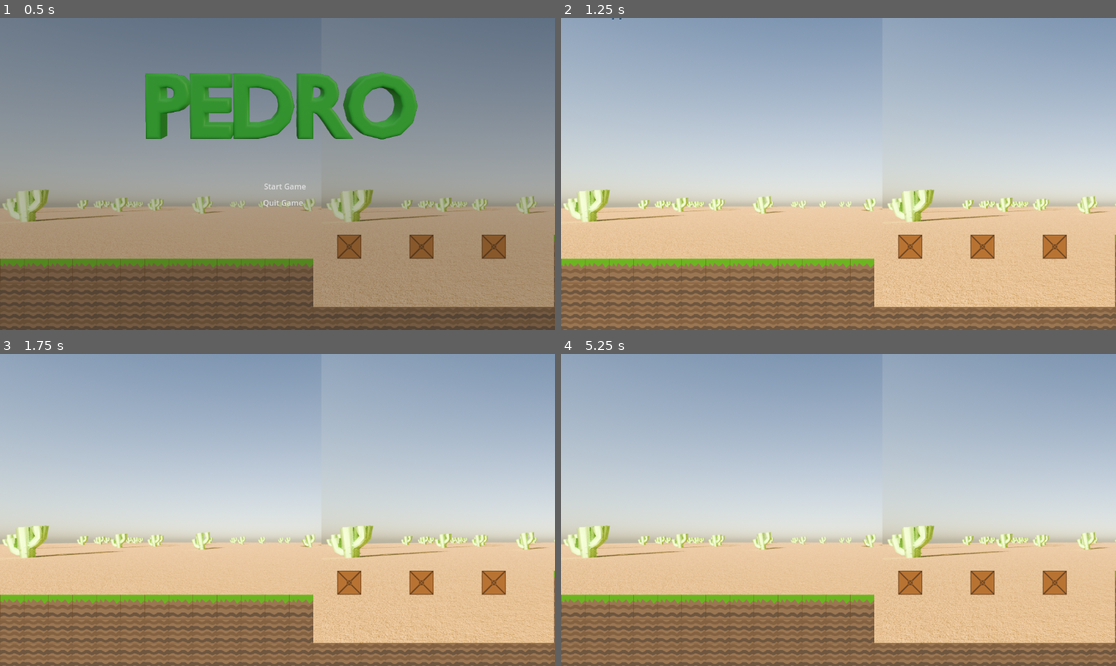
Above: before the commit, frames 1-4 (two rows, left to right).
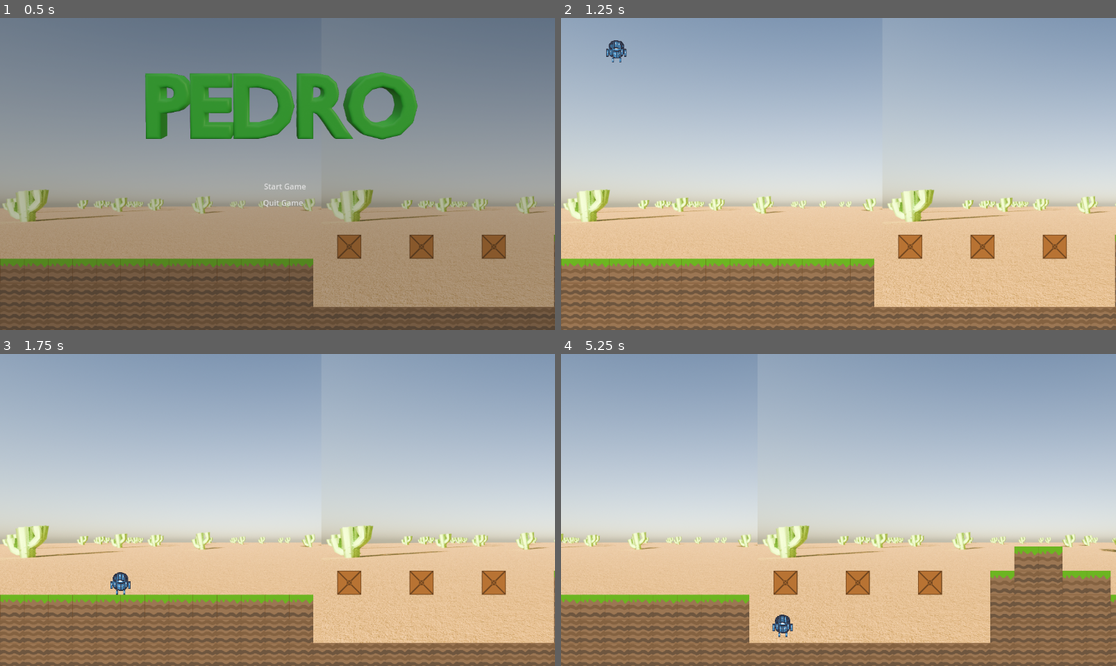
Above: after the commit, the same moments.

Repository: Burns3y/Pedro
Game: Godot game, scene res://scenes/levels/level 1.tscn
Two runs of this game, one before a commit and one after it. Both use one fixed random seed, a clock stepped at 60 frames per second and the inputs below. The engine's default icon, where the game draws it, is replaced by a stand-in: a white triangle on a blue panel in a dark square.
Inputs:
- Up to frame 1 (0.5 s): no input
- Up to frame 2 (1.25 s): click "Start Game" at 0.5 s
- Up to frame 3 (1.75 s): hold Right (right) from 1.28 s (still down); tap Up (jump) at 1.35, 1.52 s
- Up to frame 4 (5.25 s): tap Up (jump) at 1.82, 2.1, 2.27, 2.57, 2.85, 3.6, 3.77, 4.07, 4.35, 4.52, 4.82, 5.1 s; release Right (right) at 2.78 s; hold Left (left) 2.78-3.53 s; hold Right (right) 3.53-5.03 s; hold Left (left) from 5.03 s (still down)

Frame 1 is identical in both runs. In frame 2, 0.2% of the frame differs, in the area x 8-12%, y 0-15%; in frame 3, 0.2%; in frame 4, 16%, in the area x 0-100%, y 54-100%.

Commit message:
TileMap Hitbox + Player starting movement removed
Removed the player's ability to move prior to the start button being pressed via code, and changed the TileMap's hitbox slightly so the player doesn't get stuck

Diff:
--- a/project.godot
+++ b/project.godot
@@ -19,17 +19,20 @@
 
 jump={
 "deadzone": 0.5,
-"events": [Object(InputEventKey,"resource_local_to_scene":fa …(140 unchanged characters)… d":false,"keycode":0,"physical_keycode":4194320,"key_label":0,"unicode":0,"echo":false,"script":null)
+"events": [Object(InputEventKey,"resource_local_to_scene":fa …(140 unchanged characters)… d":false,"keycode":0,"physical_keycode":87,"key_label":0,"unicode":119,"echo":false,"script":null)
+, Object(InputEventKey,"resource_local_to_scene":false,"resource_name":"","device":-1,"window_id":0,"alt_pressed":false,"shift_pressed":false,"ctrl_pressed":false,"meta_pressed":false,"pressed":false,"keycode":0,"physical_keycode":4194320,"key_label":0,"unicode":0,"echo":false,"script":null)
 ]
 }
 left={
 "deadzone": 0.5,
 "events": [Object(InputEventKey,"resource_local_to_scene":false,"resource_name":"","device":-1,"window_id":0,"alt_press …(182 unchanged characters)…
+, Object(InputEventKey,"resource_local_to_scene":false,"resource_name":"","device":-1,"window_id":0,"alt_pressed":false,"shift_pressed":false,"ctrl_pressed":false,"meta_pressed":false,"pressed":false,"keycode":0,"physical_keycode":65,"key_label":0,"unicode":97,"echo":false,"script":null)
 ]
 }
 right={
 "deadzone": 0.5,
 "events": [Object(InputEventKey,"resource_local_to_scene":false,"resource_name":"","device":-1,"window_id":0,"alt_press …(182 unchanged characters)…
+, Object(InputEventKey,"resource_local_to_scene":false,"resource_name":"","device":-1,"window_id":0,"alt_pressed":false,"shift_pressed":false,"ctrl_pressed":false,"meta_pressed":false,"pressed":false,"keycode":0,"physical_keycode":68,"key_label":0,"unicode":100,"echo":false,"script":null)
 ]
 }
 action={
--- a/scenes/levels/Start Screen/start_screen.gd
+++ b/scenes/levels/Start Screen/start_screen.gd
@@ -1,16 +1,17 @@
 extends Node2D
 
-var SIGNAL = "false"
+var SIGNAL = false
+signal started
 
 func _on_start_button_pressed():
-	SIGNAL = "true"
-
+	SIGNAL = true
+	started.emit()
 
 func _on_quit_button_pressed():
 	get_tree().quit()
 
 func _physics_process(delta):
-	if SIGNAL == "true":
+	if SIGNAL == true:
 		while $Panel.modulate.a > 0:
 			$Panel.modulate.a -= 0.05
 			$start_button.modulate.a -= 0.05
--- a/scenes/levels/Start Screen/start_screen.tscn
+++ b/scenes/levels/Start Screen/start_screen.tscn
@@ -1,8 +1,7 @@
-[gd_scene load_steps=4 format=3 uid="uid://chksvnkh4bye7"]
+[gd_scene load_steps=3 format=3 uid="uid://chksvnkh4bye7"]
 
 [ext_resource type="Script" path="res://scenes/levels/Start Screen/start_screen.gd" id="1_gr0yc"]
 [ext_resource type="Texture2D" uid="uid://cmc3d1tg8mw81" path="res://assets/start screen/file (1).png" id="2_qo5hh"]
-[ext_resource type="PackedScene" uid="uid://d4ct5b2mar42j" path="res://scenes/levels/Start Screen/player contain box.tscn" id="3_jnlyx"]
 
 [node name="Start_Screen" type="Node2D"]
 script = ExtResource("1_gr0yc")
@@ -39,8 +38,5 @@
 scale = Vector2(0.411765, 0.411765)
 texture = ExtResource("2_qo5hh")
 
-[node name="StaticBody2D" parent="." instance=ExtResource("3_jnlyx")]
-scale = Vector2(1.11543, 0.507414)
-
 [connection signal="pressed" from="start_button" to="." method="_on_start_button_pressed"]
 [connection signal="pressed" from="quit_button" to="." method="_on_quit_button_pressed"]
--- a/scenes/levels/level 1.tscn
+++ b/scenes/levels/level 1.tscn
@@ -11,11 +11,11 @@
 0:0/0 = 0
 0:0/0/physics_layer_0/linear_velocity = Vector2(0, 0)
 0:0/0/physics_layer_0/angular_velocity = 0.0
-0:0/0/physics_layer_0/polygon_0/points = PackedVector2Array(-49.7669, -49.7669, 49.1369, -50.3968, 49.3883, 49.3883, -49.9496, 49.9496)
+0:0/0/physics_layer_0/polygon_0/points = PackedVector2Array(-50, -50, 50, -50, 50, 50, -50, 50)
 1:0/0 = 0
 1:0/0/physics_layer_0/linear_velocity = Vector2(0, 0)
 1:0/0/physics_layer_0/angular_velocity = 0.0
-1:0/0/physics_layer_0/polygon_0/points = PackedVector2Array(-49.7669, -49.7669, 49.1369, -50.3968, 49.3883, 49.3883, -49.9496, 49.9496)
+1:0/0/physics_layer_0/polygon_0/points = PackedVector2Array(-50, -50, 50, -50, 50, 50, -50, 50)
 2:0/0 = 0
 2:0/0/physics_layer_0/linear_velocity = Vector2(0, 0)
 2:0/0/physics_layer_0/angular_velocity = 0.0
@@ -49,7 +49,7 @@
 0:1/0 = 0
 0:1/0/physics_layer_0/linear_velocity = Vector2(0, 0)
 0:1/0/physics_layer_0/angular_velocity = 0.0
-0:1/0/physics_layer_0/polygon_0/points = PackedVector2Array(-49.7669, -49.7669, 49.1369, -50.3968, 49.3883, 49.3883, -49.9496, 49.9496)
+0:1/0/physics_layer_0/polygon_0/points = PackedVector2Array(-50, -50, 50, -50, 50, 50, -50, 50)
 2:1/0 = 0
 2:1/0/physics_layer_0/linear_velocity = Vector2(0, 0)
 2:1/0/physics_layer_0/angular_velocity = 0.0
@@ -412,3 +412,5 @@
 [node name="Pedro" parent="." instance=ExtResource("4_josbn")]
 position = Vector2(-362, -718)
 scale = Vector2(1.15731, 0.907039)
+
+[connection signal="started" from="Start_Screen" to="Pedro" method="_on_start_screen_started"]
--- a/scenes/player/pedro.gd
+++ b/scenes/player/pedro.gd
@@ -3,26 +3,31 @@
 
 const SPEED = 300.0
 const JUMP_VELOCITY = -500.0
+var started: bool = false
 
 # Get the gravity from the project settings to be synced with RigidBody nodes.
 var gravity = ProjectSettings.get_setting("physics/2d/default_gravity")
 
+func _on_start_screen_started():
+	started = true
+	print("Started")
 
 func _physics_process(delta):
-	# Add the gravity.
-	if not is_on_floor():
-		velocity.y += gravity * delta
+	if started == true:
+		# Add the gravity.
+		if not is_on_floor():
+			velocity.y += gravity * delta
 
-	# Handle jump.
-	if Input.is_action_just_pressed("jump") and is_on_floor():
-		velocity.y = JUMP_VELOCITY
+		# Handle jump.
+		if Input.is_action_just_pressed("jump") and is_on_floor():
+			velocity.y = JUMP_VELOCITY
 
-	# Get the input direction and handle the movement/deceleration.
-	# As good practice, you should replace UI actions with custom gameplay actions.
-	var direction = Input.get_axis("left", "right")
-	if direction:
-		velocity.x = direction * SPEED
-	else:
-		velocity.x = move_toward(velocity.x, 0, SPEED)
+		# Get the input direction and handle the movement/deceleration.
+		# As good practice, you should replace UI actions with custom gameplay actions.
+		var direction = Input.get_axis("left", "right")
+		if direction:
+			velocity.x = direction * SPEED
+		else:
+			velocity.x = move_toward(velocity.x, 0, SPEED)
 
-	move_and_slide()
+		move_and_slide()
